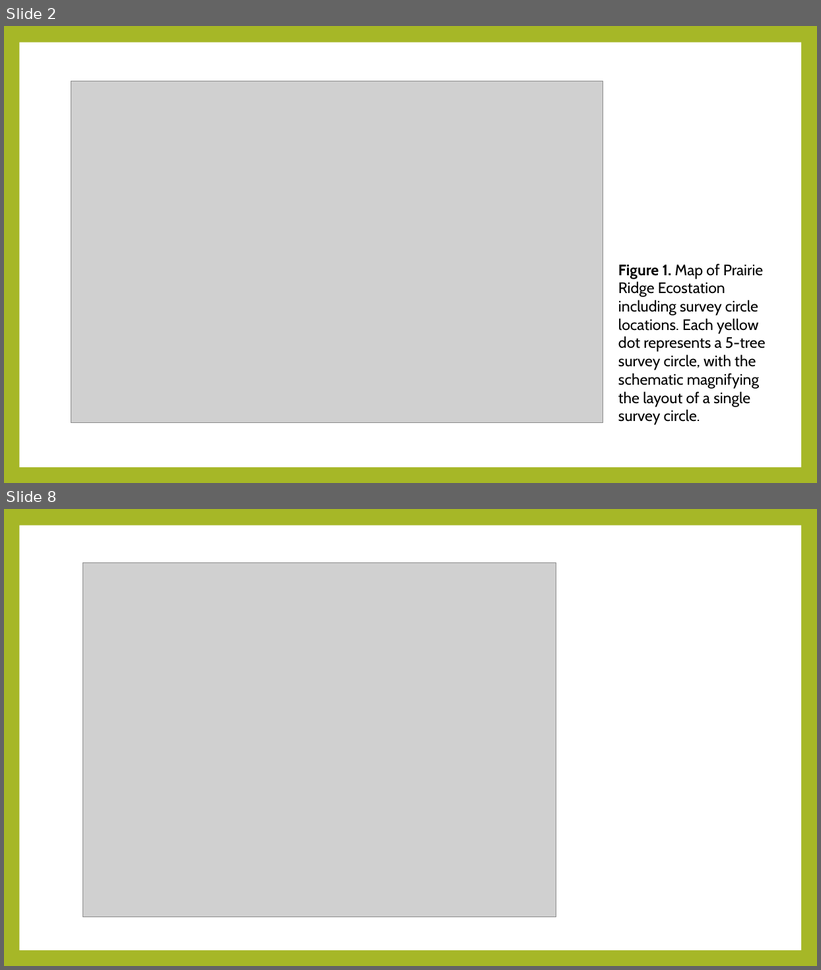
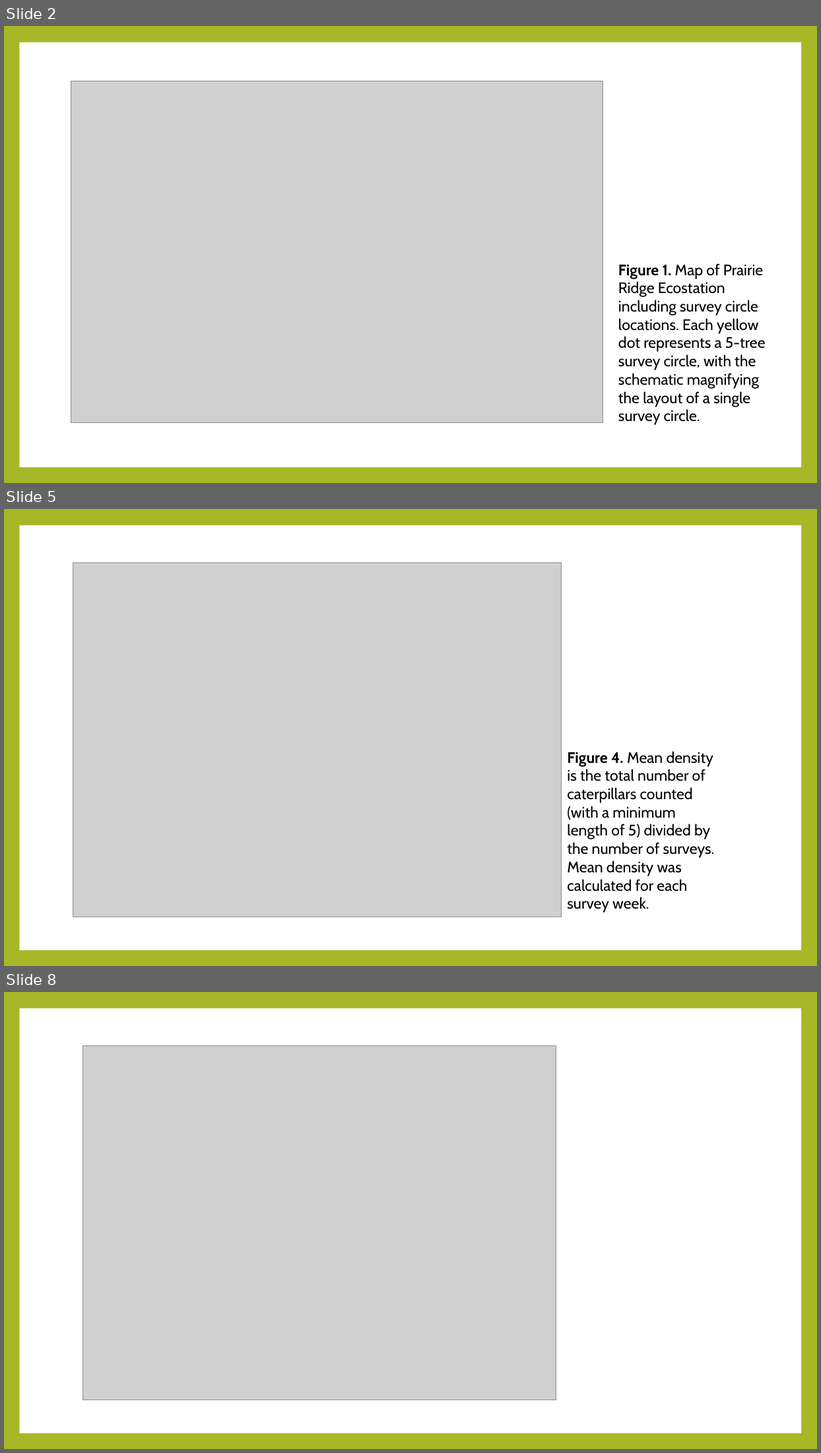
Before and after one commit to hurlbertlab/caterpillars-count-analysis, a slide deck: Caterpillars-Count.pptx. Shown one above the other, each under a label of ours: slides 2 and 8 before the commit, slides 2, 5 and 8 after it; the slides between them are not shown. The pictures are 821x970 and 821x1453 pixels, drawn with LibreOffice and Linux fonts; fonts in the diff are those of the drawing; grey boxes stand for pictures. Boxes give left, top, right and bottom in pixels: in the first picture for what was removed or moved away, otherwise in the second. Text is boxed around its words. In the diff, an @@ line names an element or a change of style, - is before the commit and + after.

```diff
--- a/Caterpillars-Count.pptx
+++ b/Caterpillars-Count.pptx
@@ slide 5 added at [4,509,817,966], background #A6B727; not listed: 1 template element that a slide beside it also shows @@
@@ picture added at [73,562,562,917] @@
@@ text added at [567,751,715,913], 18 pt, text #000000 @@
+Figure 4. Mean density is the total number of caterpillars counted (with a minimum length of 5) divided by the number of surveys. Mean density was calculated for each survey week.
```
Also in this commit, not shown: 5 slides changed, 4 other slides added, 2 slides removed.
